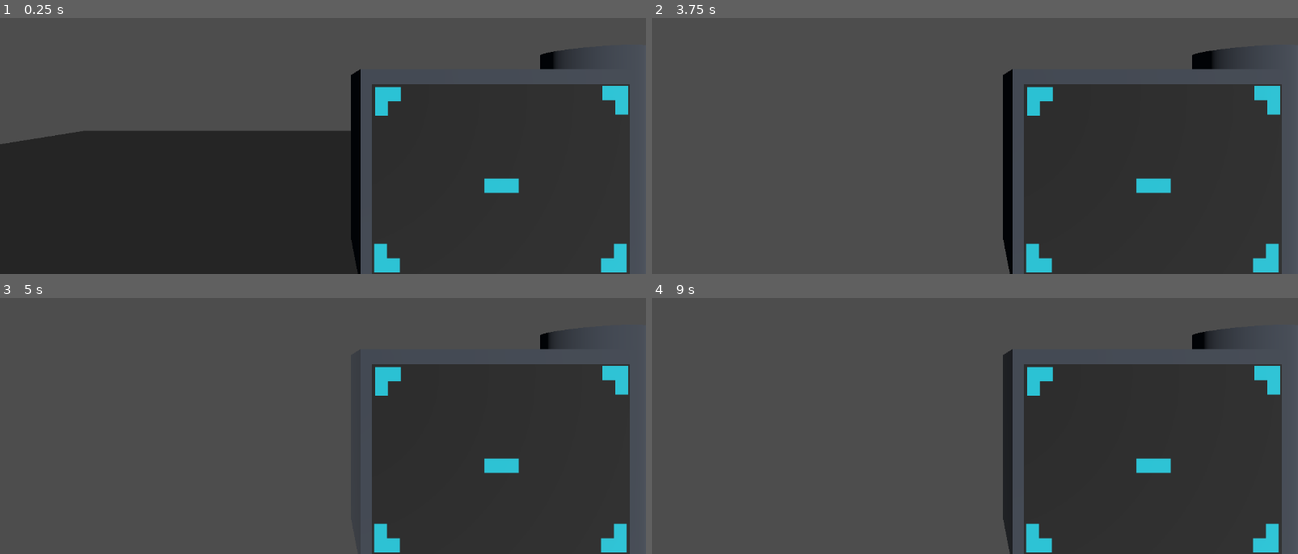
Above: before the commit, frames 1-4 (two rows, left to right).
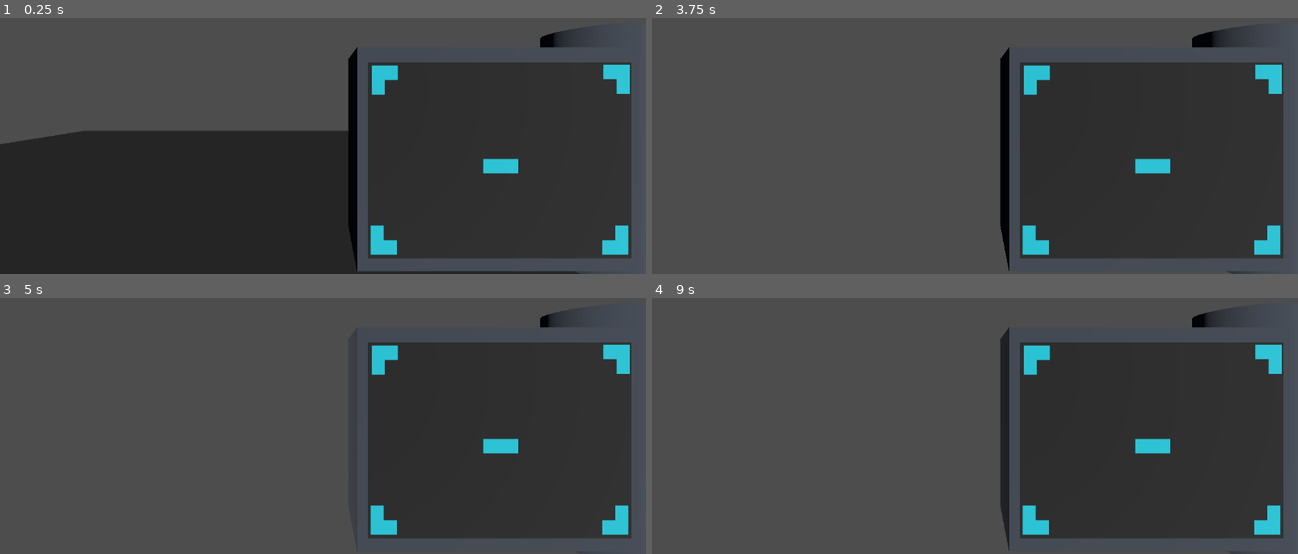
Above: after the commit, the same moments.

Repository: Nitro-Carwash/Ductworks
Game: Godot game, scene res://game.tscn
Two runs of this game, one before a commit and one after it. Both use one fixed random seed, a clock stepped at 60 frames per second and the inputs below.
Inputs (mouse positions are in pixels of both pictures, inside the frame that each line leads up to):
- Up to frame 1 (0.25 s): no input
- Up to frame 2 (3.75 s): tap Enter at 0.5, 2.75 s; move the mouse to (1007, 92) at 0.52 s; hold W (move_forward) from 0.53 s (still down); move the mouse to (942, 94) at 1.27 s; tap Space at 2, 3.5 s; move the mouse to (987, 87) at 2.02 s; move the mouse to (968, 97) at 2.77 s; move the mouse to (1020, 97) at 3.52 s
- Up to frame 3 (5 s): keep holding W (move_forward); tap Enter at 4.25 s; move the mouse to (271, 367) at 4.27 s
- Up to frame 4 (9 s): tap Space at 5 s; move the mouse to (981, 372) at 5.02 s; move the mouse to (949, 364) at 5.77 s; release W (move_forward) at 5.78 s; hold D (move_right) 5.78-6.53 s; move the mouse to (1007, 372) at 6.52 s; hold W (move_forward) 6.53-8.78 s; move the mouse to (942, 374) at 7.27 s; move the mouse to (987, 367) at 8.02 s; move the mouse to (968, 377) at 8.77 s; hold A (move_left) from 8.78 s (still down)

The runs differ from the first frame. In frame 1, 9.1% of the frame differs, in the area x 53-98%, y 4-100%; in frame 2, 9.6%, in the area x 53-98%, y 3-100%; in frame 3, 8.5%; in frame 4, 9.4%.

Commit message:
WIP toggle animation but I gotta check to see if nested viewports work first

Diff:
--- a/Player.tscn
+++ b/Player.tscn
@@ -1,9 +1,78 @@
-[gd_scene load_steps=4 format=3 uid="uid://cwd3g738jkfas"]
+[gd_scene load_steps=20 format=3 uid="uid://cwd3g738jkfas"]
 
 [ext_resource type="Script" path="res://Player.gd" id="1_of1yi"]
 [ext_resource type="PackedScene" uid="uid://cx80lvtbvvrm" path="res://tablet.tscn" id="2_701li"]
 
 [sub_resource type="CapsuleShape3D" id="CapsuleShape3D_7ybbt"]
+
+[sub_resource type="Animation" id="Animation_q8ks1"]
+resource_name = "idle_default"
+
+[sub_resource type="Animation" id="Animation_722rp"]
+resource_name = "idle_active"
+
+[sub_resource type="Animation" id="Animation_3j0fg"]
+resource_name = "toggle"
+
+[sub_resource type="AnimationLibrary" id="AnimationLibrary_w2ngf"]
+_data = {
+"idle_active": SubResource("Animation_722rp"),
+"idle_default": SubResource("Animation_q8ks1"),
+"toggle": SubResource("Animation_3j0fg")
+}
+
+[sub_resource type="AnimationNodeAnimation" id="AnimationNodeAnimation_n3p1s"]
+animation = &"idle_active"
+
+[sub_resource type="AnimationNodeAnimation" id="AnimationNodeAnimation_wxldb"]
+animation = &"idle_default"
+
+[sub_resource type="AnimationNodeAnimation" id="AnimationNodeAnimation_5jbq7"]
+animation = &"toggle"
+play_mode = 1
+
+[sub_resource type="AnimationNodeAnimation" id="AnimationNodeAnimation_2m5us"]
+animation = &"toggle"
+
+[sub_resource type="AnimationNodeStateMachineTransition" id="AnimationNodeStateMachineTransition_3oq13"]
+advance_mode = 2
+
+[sub_resource type="AnimationNodeStateMachineTransition" id="AnimationNodeStateMachineTransition_yqckl"]
+advance_mode = 2
+advance_condition = &"toggle_pressed"
+
+[sub_resource type="AnimationNodeStateMachineTransition" id="AnimationNodeStateMachineTransition_e8ckt"]
+advance_mode = 2
+
+[sub_resource type="AnimationNodeStateMachineTransition" id="AnimationNodeStateMachineTransition_p7op2"]
+advance_mode = 2
+advance_condition = &"toggle_pressed"
+
+[sub_resource type="AnimationNodeStateMachineTransition" id="AnimationNodeStateMachineTransition_aq7sd"]
+advance_mode = 2
+
+[sub_resource type="AnimationNodeStateMachine" id="AnimationNodeStateMachine_ijlmq"]
+states/End/position = Vector2(894, 180)
+states/Start/position = Vector2(232, 186)
+states/idle_active/node = SubResource("AnimationNodeAnimation_n3p1s")
+states/idle_active/position = Vector2(700, 180)
+states/idle_default/node = SubResource("AnimationNodeAnimation_wxldb")
+states/idle_default/position = Vector2(373, 186)
+states/toggle/node = SubResource("AnimationNodeAnimation_2m5us")
+states/toggle/position = Vector2(549, 242)
+"states/toggle back/node" = SubResource("AnimationNodeAnimation_5jbq7")
+"states/toggle back/position" = Vector2(549, 132)
+transitions = ["Start", "idle_default", SubResource("AnimationNodeStateMachineTransition_3oq13"), "idle_default", "toggle", SubResource("AnimationNodeStateMachineTransition_yqckl"), "toggle", "idle_active", SubResource("AnimationNodeStateMachineTransition_e8ckt"), "idle_active", "toggle back", SubResource("AnimationNodeStateMachineTransition_p7op2"), "toggle back", "idle_default", SubResource("AnimationNodeStateMachineTransition_aq7sd")]
+
+[sub_resource type="AnimationNodeStateMachineTransition" id="AnimationNodeStateMachineTransition_etiow"]
+advance_mode = 2
+
+[sub_resource type="AnimationNodeStateMachine" id="AnimationNodeStateMachine_8xeg3"]
+states/Start/position = Vector2(30, 175)
+states/StateMachine/node = SubResource("AnimationNodeStateMachine_ijlmq")
+states/StateMachine/position = Vector2(192, 175)
+transitions = ["Start", "StateMachine", SubResource("AnimationNodeStateMachineTransition_etiow")]
+graph_offset = Vector2(-221, 15)
 
 [node name="Player" type="CharacterBody3D"]
 script = ExtResource("1_of1yi")
@@ -18,7 +87,19 @@
 [node name="Camera3D" type="Camera3D" parent="Head"]
 
 [node name="HandPivot" type="Marker3D" parent="Head"]
-transform = Transform3D(1, 0, 0, 0, 1, 0, 0, 0, 1, 0.27, -0.4, 0)
 
 [node name="Tablet" parent="Head/HandPivot" instance=ExtResource("2_701li")]
-transform = Transform3D(1, 0, 0, 0, 1, 0, 0, 0, 1, 0.201377, 0.167945, -0.748286)
+transform = Transform3D(1, 0, 0, 0, 1, 0, 0, 0, 1, 0.459741, -0.176375, -0.735864)
+
+[node name="AnimationPlayer" type="AnimationPlayer" parent="Head/HandPivot"]
+libraries = {
+"": SubResource("AnimationLibrary_w2ngf")
+}
+
+[node name="AnimationTree" type="AnimationTree" parent="Head/HandPivot"]
+libraries = {
+"": SubResource("AnimationLibrary_w2ngf")
+}
+tree_root = SubResource("AnimationNodeStateMachine_8xeg3")
+anim_player = NodePath("../AnimationPlayer")
+parameters/StateMachine/conditions/toggle_pressed = false
--- a/project.godot
+++ b/project.godot
@@ -41,3 +41,8 @@
 "events": [Object(InputEventKey,"resource_local_to_scene":false,"resource_name":"","device":-1,"window_id":0,"alt_pressed":false,"shift_pressed":false,"ctrl_pressed":false,"meta_pressed":false,"pressed":false,"keycode":0,"physical_keycode":68,"key_label":0,"unicode":100,"echo":false,"script":null)
 ]
 }
+toggle_tablet={
+"deadzone": 0.5,
+"events": [Object(InputEventKey,"resource_local_to_scene":false,"resource_name":"","device":-1,"window_id":0,"alt_pressed":false,"shift_pressed":false,"ctrl_pressed":false,"meta_pressed":false,"pressed":false,"keycode":0,"physical_keycode":4194306,"key_label":0,"unicode":0,"echo":false,"script":null)
+]
+}
